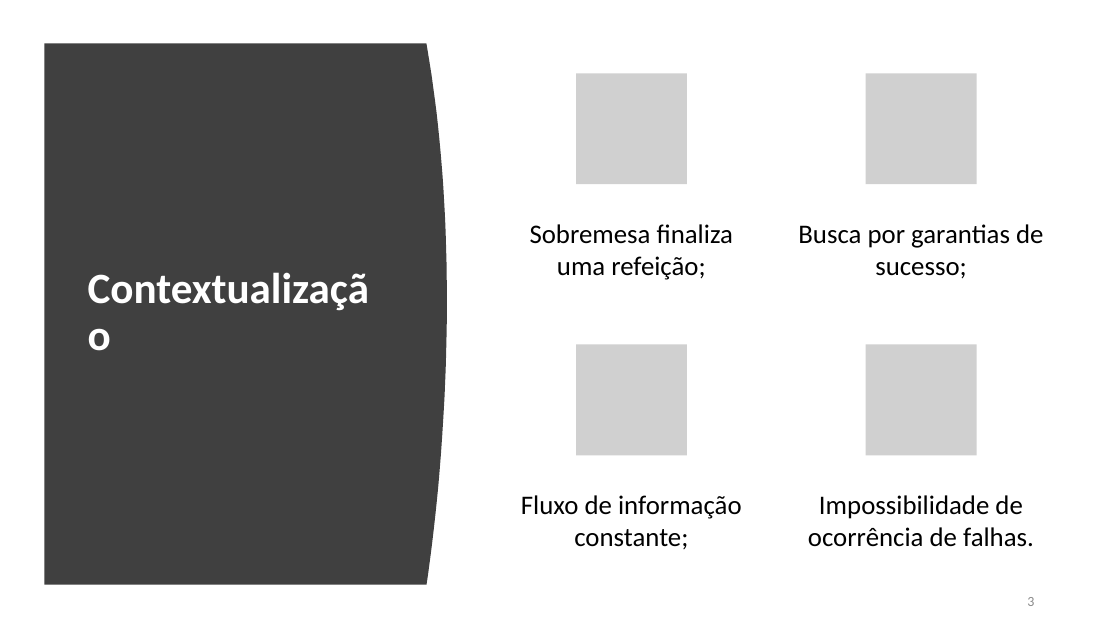
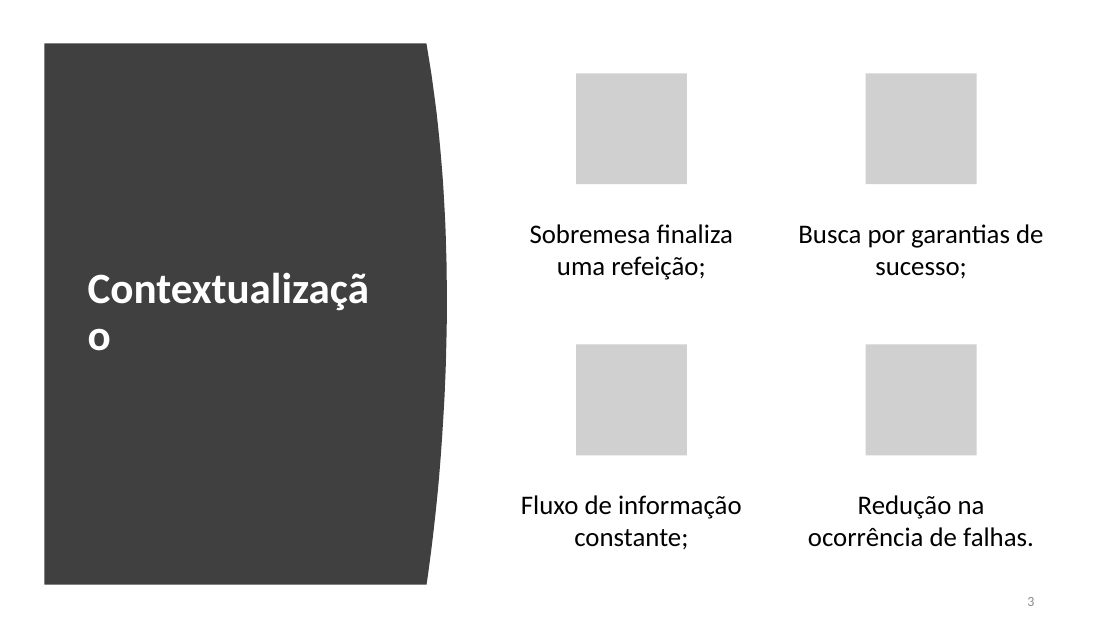
Before and after one commit to brunocv/MyChef, a slide deck: slide 3 of LI4_ppt_fase3.pptx. Drawn at 1120x630 pixels with LibreOffice and Linux fonts; fonts in the diff are those of the drawing; grey boxes stand for pictures. Boxes give left, top, right and bottom in pixels: in the first picture for what was removed or moved away, otherwise in the second. Text is boxed around its words. In the diff, an @@ line names an element or a change of style, - is before the commit and + after.

```diff
--- a/LI4_ppt_fase3.pptx
+++ b/LI4_ppt_fase3.pptx
@@ text at [808, 495, 1034, 547]: text changed @@
-Impossibilidade de ocorrência de falhas.
+Redução na ocorrência de falhas.
```
Also in this commit, not shown: 4 other slides changed, 1 slide added.
